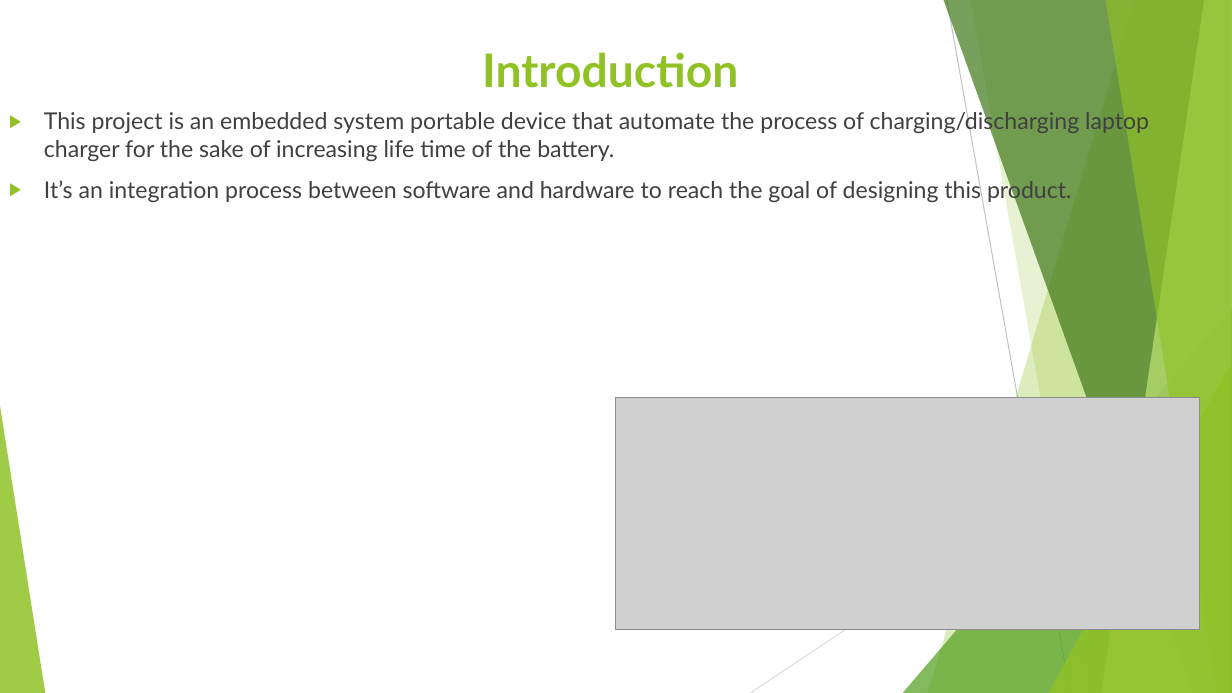
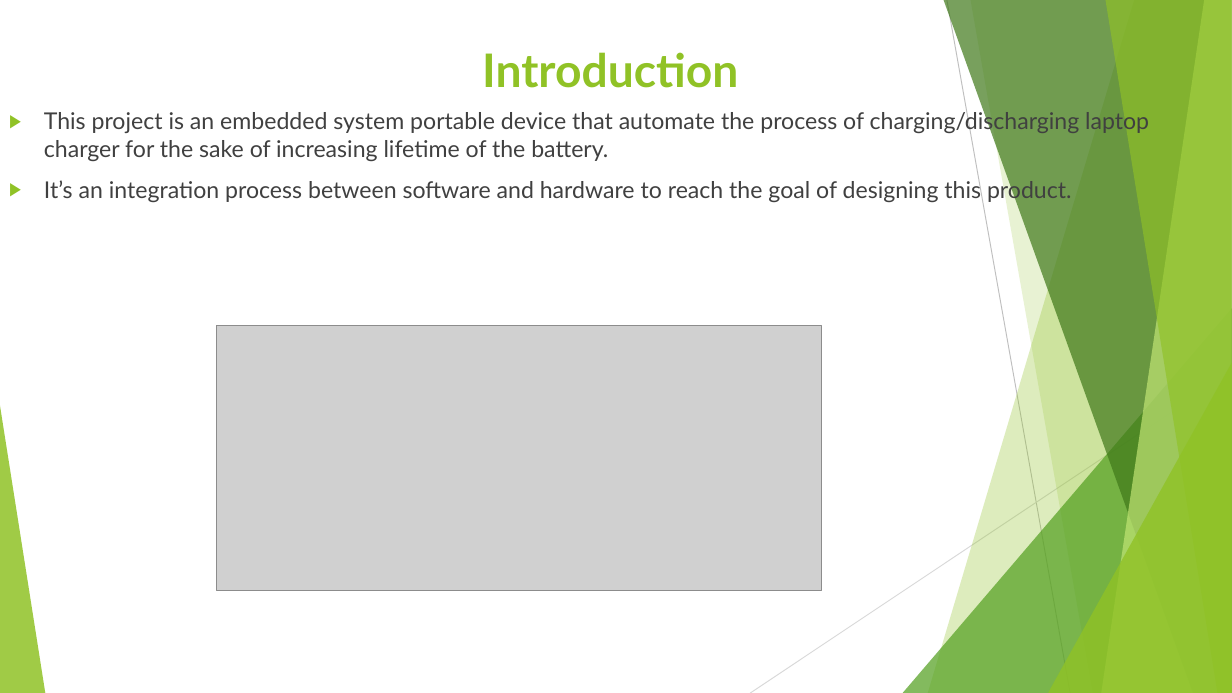
Before and after one commit to EngSherifMostafa/Graduation-project-2020-2021, a slide deck: slide 2 of Theoretical/Smart Battery Monitor.pptx. Drawn at 1232x693 pixels with LibreOffice and Linux fonts; fonts in the diff are those of the drawing; grey boxes stand for pictures. Boxes give left, top, right and bottom in pixels: in the first picture for what was removed or moved away, otherwise in the second. Text is boxed around its words. In the diff, an @@ line names an element or a change of style, - is before the commit and + after.

```diff
--- a/Theoretical/Smart Battery Monitor.pptx
+++ b/Theoretical/Smart Battery Monitor.pptx
@@ text at (44,109,1149,161): spaces changed @@
-▶ This project is an embedded system portable device that automate the process of charging/discharging laptop charger for the sake of increasing life time of the battery.
+▶ This project is an embedded system portable device that automate the process of charging/discharging laptop charger for the sake of increasing lifetime of the battery.
@@ picture: place and size @@
-picture at (616,398,1200,630)
+picture at (216,326,822,592)
```
Also in this commit, not shown: 14 other slides changed.
